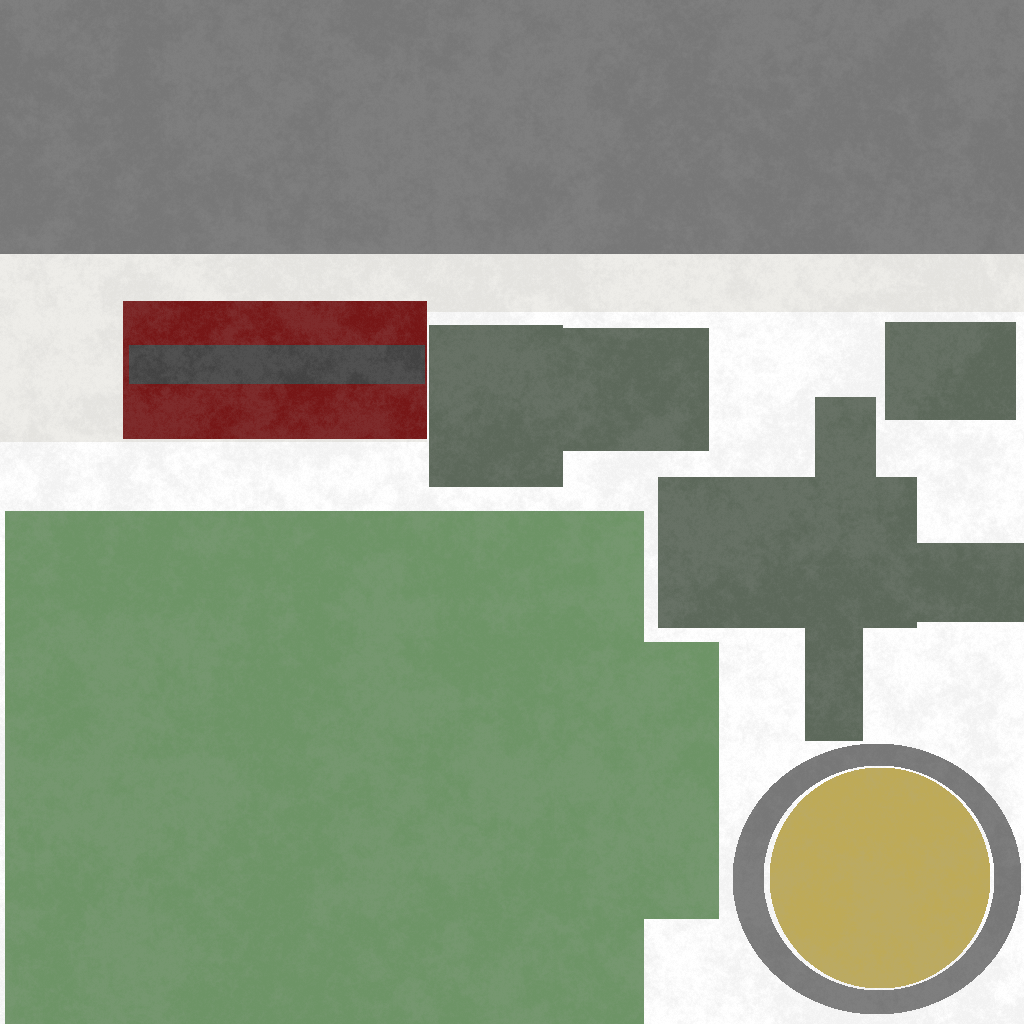
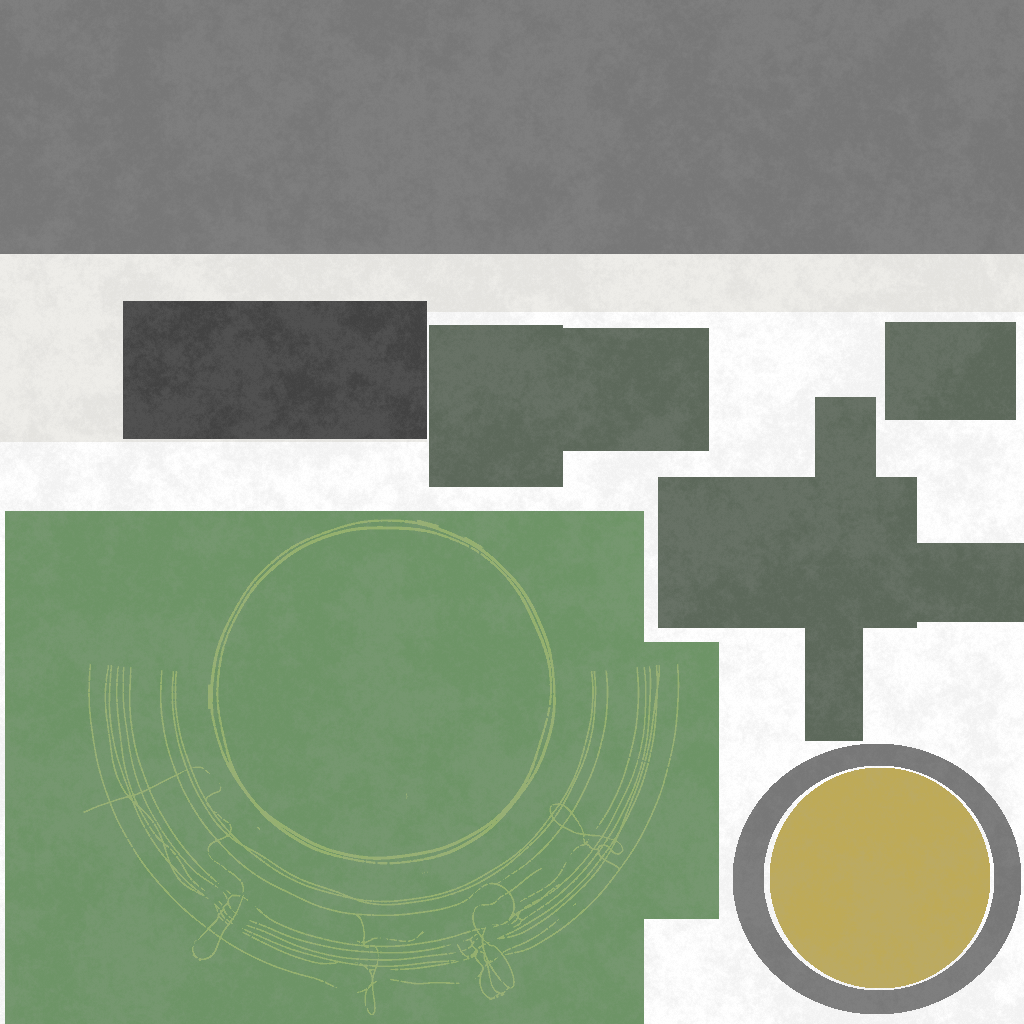
Layered file, before and after one edit (1024 × 1024). Changes by layer:
added layer "Warstwa #2" above "bits.022 bits_box2.001 bits_skirt.001 and more.png" over [83, 519, 680, 1015]
painted on "bits.022 bits_box2.001 bits_skirt.001 and more.png" over [123, 301, 427, 439]
